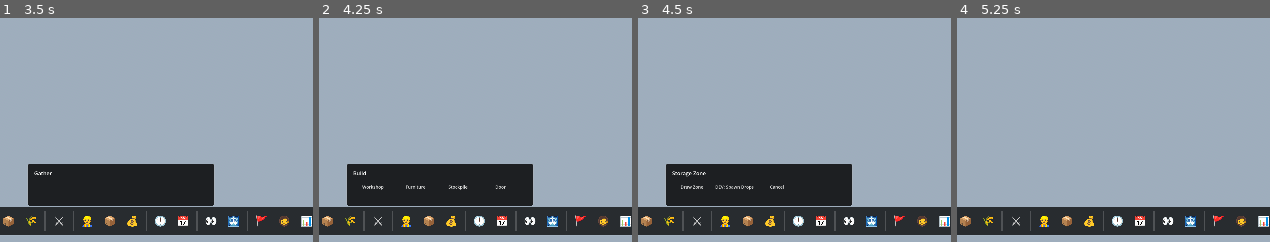
Above: before the commit, frames 1-4 (left to right).
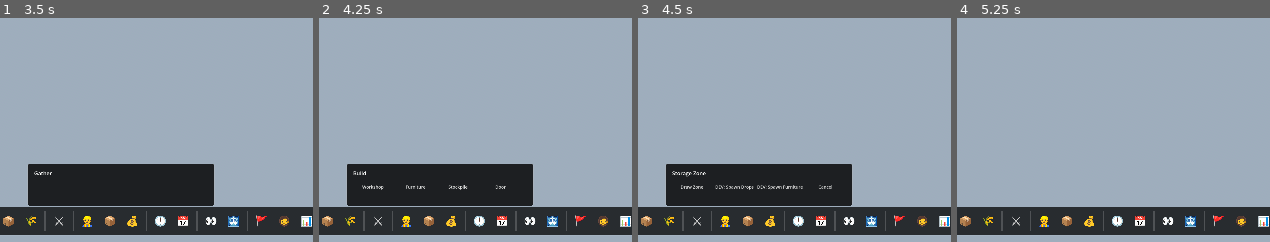
Above: after the commit, the same moments.

Repository: akadic10/Deepdraft
Game: Godot game, scene res://scenes/main/debug_world.tscn
The game is run twice, just before and just after one commit, with the same random seed, the same clock (stepped at 60 frames per second) and the same inputs.
Inputs:
- Up to frame 1 (3.5 s): click "⛏️" at 0.5 s; click "🪓" at 1.25 s; click "Cancel" at 2 s; click "🧺" at 2.75 s
- Up to frame 2 (4.25 s): click "🔨" at 3.5 s
- Up to frame 3 (4.5 s): click "📦" at 4.25 s
- Up to frame 4 (5.25 s): click "Draw Zone" at 5 s
The pictures show only the part of the screen within x 44-94%, y 50-100%; the shares and areas given below are measured in that part.

Frames 1-2 are identical in both runs. In frame 3, 0.2% of the frame differs, in the area x 38-62%, y 74-77%; in frame 4, nothing differs.

Commit message:
Doc 19 Phases 0+1 (data + DEV source) - furniture defs barrel/storage_chest/storage_shelf (trade_counter schema + item_key/placement/yaw_steps/storage; shelf: 8 anchors, anchor_scale 0.5, floor_wall placement); resources.json packed-furniture items + stockpile_furniture tag; zone default filter accepts furniture; DEV Spawn Furniture button (shared _dev_spawn_mix); doc 61 shelf spec; doc 19 build log

Diff:
--- a/data/entities/items/resources.json
+++ b/data/entities/items/resources.json
@@ -631,6 +631,38 @@
     "material_tags": ["special", "placeable", "settlement_anchor", "stockpile_misc"]
   },
 
+  "__comment_furniture": "Furniture items - the carryable forms of placeable furniture (doc 19). Fetched by FETCH_BUILD leases and restocked on uninstall; v1 source is the DEV spawner until crafting/trade produce them.",
+
+  "base:resources:furniture:barrel": {
+    "display_name": "Barrel (packed)",
+    "description": "A hooped oak barrel, packed flat and ready to set up wherever it is needed.",
+    "model": "res://assets/models/items/furniture/barrel.glb",
+    "stack_max": 5,
+    "weight_class": "heavy",
+    "base_trade_value": 8,
+    "material_tags": ["wood", "furniture", "stockpile_furniture"]
+  },
+
+  "base:resources:furniture:storage_chest": {
+    "display_name": "Storage Chest (packed)",
+    "description": "A heavy plank chest with its iron corner fittings bundled inside.",
+    "model": "res://assets/models/items/furniture/storage_chest.glb",
+    "stack_max": 5,
+    "weight_class": "heavy",
+    "base_trade_value": 12,
+    "material_tags": ["wood", "furniture", "stockpile_furniture"]
+  },
+
+  "base:resources:furniture:storage_shelf": {
+    "display_name": "Shelf Kit",
+    "description": "Plank shelving and oak uprights lashed into a carrying bundle, brackets included.",
+    "model": "res://assets/models/items/furniture/storage_shelf.glb",
+    "stack_max": 5,
+    "weight_class": "heavy",
+    "base_trade_value": 10,
+    "material_tags": ["wood", "furniture", "stockpile_furniture"]
+  },
+
   "__comment_currency": "Currency — gold coins earned through trade with merchants and travelers",
 
   "base:resources:currency:gold_coin": {
--- /dev/null
+++ b/data/furniture/barrel.json
@@ -0,0 +1,43 @@
+{
+  "__comment": [
+    "Storage Barrel - the first functional storage container (doc 19).",
+    "Follows the trade_counter.json schema. NEW fields established by doc 19:",
+    "  item_key   - the resources.json ITEM form a dwarf fetches to install this piece",
+    "  placement  - 'floor' | 'floor_wall' (floor_wall = needs a solid block behind the back face)",
+    "  yaw_steps  - placement-ghost rotation steps (R key, 90 degrees each)",
+    "  storage    - marks this piece as a storage container (capacity in ITEMS, flat count -",
+    "               SH parity 2026-07-11; render_contents false = opaque density container)"
+  ],
+  "furniture_key": "base:furniture:barrel",
+  "furniture_category": "storage",
+  "display_name": "Barrel",
+  "description": "A stout oak barrel bound in iron. Holds a small stock of whatever the colony hauls into it.",
+  "model": "res://assets/models/furniture/barrel.glb",
+  "item_key": "base:resources:furniture:barrel",
+  "placement": "floor",
+  "yaw_steps": 4,
+  "footprint": {
+    "width": 1,
+    "depth": 1
+  },
+  "blocks_movement": true,
+  "collision_regions": [
+    {
+      "min": [
+        0,
+        0,
+        0
+      ],
+      "max": [
+        1,
+        1,
+        1
+      ]
+    }
+  ],
+  "room_anchor": false,
+  "storage": {
+    "capacity": 8,
+    "render_contents": false
+  }
+}
--- /dev/null
+++ b/data/furniture/storage_chest.json
@@ -0,0 +1,38 @@
+{
+  "__comment": [
+    "Storage Chest - the density step up from the barrel (doc 19 container ladder:",
+    "barrel 8 -> chest 24 -> future vault-class). Schema notes: see barrel.json."
+  ],
+  "furniture_key": "base:furniture:storage_chest",
+  "furniture_category": "storage",
+  "display_name": "Storage Chest",
+  "description": "A heavy plank chest with iron-bound corners. Densest storage the colony can build today.",
+  "model": "res://assets/models/furniture/storage_crate.glb",
+  "item_key": "base:resources:furniture:storage_chest",
+  "placement": "floor",
+  "yaw_steps": 4,
+  "footprint": {
+    "width": 1,
+    "depth": 1
+  },
+  "blocks_movement": true,
+  "collision_regions": [
+    {
+      "min": [
+        0,
+        0,
+        0
+      ],
+      "max": [
+        1,
+        1,
+        1
+      ]
+    }
+  ],
+  "room_anchor": false,
+  "storage": {
+    "capacity": 24,
+    "render_contents": false
+  }
+}
--- /dev/null
+++ b/data/furniture/storage_shelf.json
@@ -0,0 +1,85 @@
+{
+  "__comment": [
+    "Storage Shelf - the WYSIWYG container (doc 19): contents render ON the shelf at the",
+    "anchor points below, capacity == anchor count (never hold more than is visible).",
+    "placement 'floor_wall': the BACK face (local z=0 edge, the solid back panel) must",
+    "stand against a solid block. anchors are furniture-local block coords (origin =",
+    "bottom-front-left, same convention as collision_regions); anchor_scale is the stored",
+    "item render scale - 0.5 per SH ATTITEM parity (2026-07-11), tune-by-eye dial."
+  ],
+  "furniture_key": "base:furniture:storage_shelf",
+  "furniture_category": "storage",
+  "display_name": "Storage Shelf",
+  "description": "Two stout plank shelves on heavy oak uprights. Everything stored on it stays in plain sight.",
+  "model": "res://assets/models/furniture/storage_shelf.glb",
+  "item_key": "base:resources:furniture:storage_shelf",
+  "placement": "floor_wall",
+  "yaw_steps": 4,
+  "footprint": {
+    "width": 1,
+    "depth": 1
+  },
+  "blocks_movement": true,
+  "collision_regions": [
+    {
+      "min": [
+        0,
+        0,
+        0
+      ],
+      "max": [
+        1,
+        2,
+        1
+      ]
+    }
+  ],
+  "room_anchor": false,
+  "storage": {
+    "capacity": 8,
+    "render_contents": true,
+    "anchor_scale": 0.5,
+    "anchors": [
+      [
+        0.32,
+        0.125,
+        0.35
+      ],
+      [
+        0.68,
+        0.125,
+        0.35
+      ],
+      [
+        0.32,
+        0.125,
+        0.65
+      ],
+      [
+        0.68,
+        0.125,
+        0.65
+      ],
+      [
+        0.32,
+        1.0,
+        0.35
+      ],
+      [
+        0.68,
+        1.0,
+        0.35
+      ],
+      [
+        0.32,
+        1.0,
+        0.65
+      ],
+      [
+        0.68,
+        1.0,
+        0.65
+      ]
+    ]
+  }
+}
--- a/scripts/components/StockpileZoneComponent.gd
+++ b/scripts/components/StockpileZoneComponent.gd
@@ -28,7 +28,7 @@
 const DEFAULT_FILTER_TAGS: Array[String] = [
 	"stockpile_stone", "stockpile_ore", "stockpile_gem", "stockpile_soil",
 	"stockpile_wood", "stockpile_food", "stockpile_drink", "stockpile_seed",
-	"stockpile_misc", "stockpile_currency",
+	"stockpile_misc", "stockpile_currency", "stockpile_furniture",
 ]
 
 var zone_id: int = -1
--- a/scripts/systems/StockpileDesignationController.gd
+++ b/scripts/systems/StockpileDesignationController.gd
@@ -57,6 +57,14 @@
 	"base:resources:ore:coal": 2,
 	"base:resources:soil:light_soil": 2,
 	"base:resources:soil:cave_soil": 1,
+}
+
+## DEV: one packed furniture item of each kind (doc 19 Phase 0 - the v1 item
+## source until crafting/trade produce furniture for real).
+const DEV_FURNITURE_MIX: Dictionary = {
+	"base:resources:furniture:barrel": 1,
+	"base:resources:furniture:storage_chest": 1,
+	"base:resources:furniture:storage_shelf": 1,
 }
 
 signal zone_created(zone_id: int)
@@ -386,9 +394,19 @@
 
 # ── DEV: drop spawner (doc 18 Phase 0) ────────────────────────────────────────
 
+## DEV: drops one packed furniture item of each kind at the view centre
+## (doc 19 Phase 0). Wired to the dock's Storage Zone panel.
+func dev_spawn_furniture() -> void:
+	_dev_spawn_mix(DEV_FURNITURE_MIX)
+
+
 ## Spawns the DEV_DROP_MIX (20 mixed drops) around the ground point at the
 ## screen centre. Wired to the dock's Storage Zone panel.
 func dev_spawn_drops() -> void:
+	_dev_spawn_mix(DEV_DROP_MIX)
+
+
+func _dev_spawn_mix(mix: Dictionary) -> void:
 	var center := _screen_center_surface_cell()
 	if center.x < 0:
 		push_warning("StockpileDesignationController: no ground at view centre for DEV drops.")
@@ -397,8 +415,8 @@
 	if manager == null or not manager.has_method("spawn_drop"):
 		push_warning("StockpileDesignationController: ItemDropManager not found.")
 		return
-	for item_key: String in DEV_DROP_MIX:
-		var count := int(DEV_DROP_MIX[item_key])
+	for item_key: String in mix:
+		var count := int(mix[item_key])
 		for i: int in range(count):
 			var jitter := Vector3i(randi_range(-3, 3), 0, randi_range(-3, 3))
 			var cell := center + jitter
--- a/scripts/ui/DockUI.gd
+++ b/scripts/ui/DockUI.gd
@@ -265,6 +265,10 @@
 	if target == "storage_zone" and label == "DEV: Spawn Drops":
 		if _stockpile_controller != null and _stockpile_controller.has_method("dev_spawn_drops"):
 			_stockpile_controller.call("dev_spawn_drops")
+		return
+	if target == "storage_zone" and label == "DEV: Spawn Furniture":
+		if _stockpile_controller != null and _stockpile_controller.has_method("dev_spawn_furniture"):
+			_stockpile_controller.call("dev_spawn_furniture")
 		else:
 			push_warning("DockUI: no StockpileDesignationController registered.")
 		return
@@ -636,7 +640,7 @@
 		"build":
 			return ["Workshop", "Furniture", "Stockpile", "Door"]
 		"storage_zone":
-			return ["Draw Zone", "DEV: Spawn Drops", "Cancel"]
+			return ["Draw Zone", "DEV: Spawn Drops", "DEV: Spawn Furniture", "Cancel"]
 		"farm":
 			return ["Cave Plot", "Surface Plot", "Plant Crop", "Harvest"]
 		"military":
Not shown, changed: docs/00_dev_roadmap/19_containers_furniture.md
Not shown, changed: docs/60_asset_creation/61_voxel_art_guide.md
